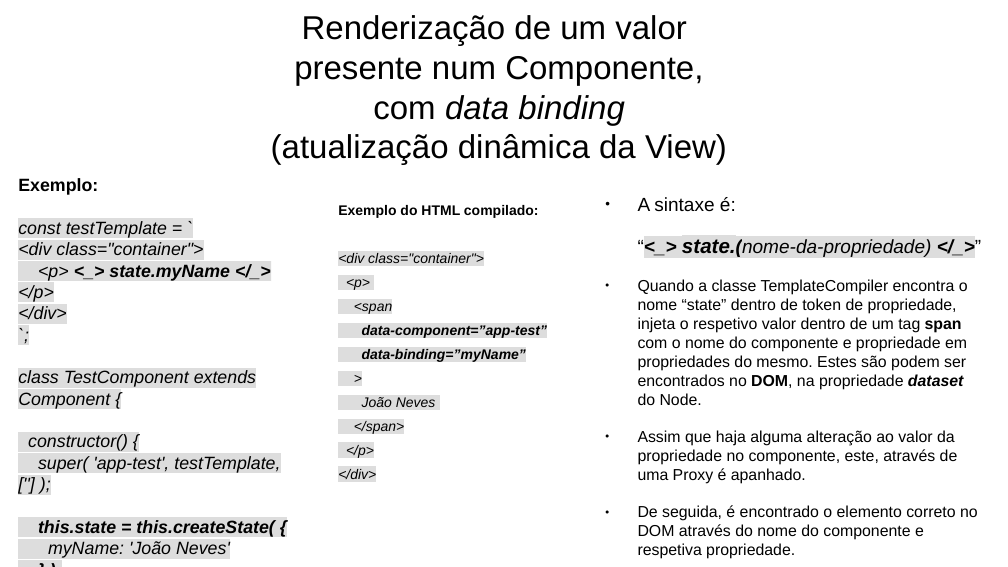
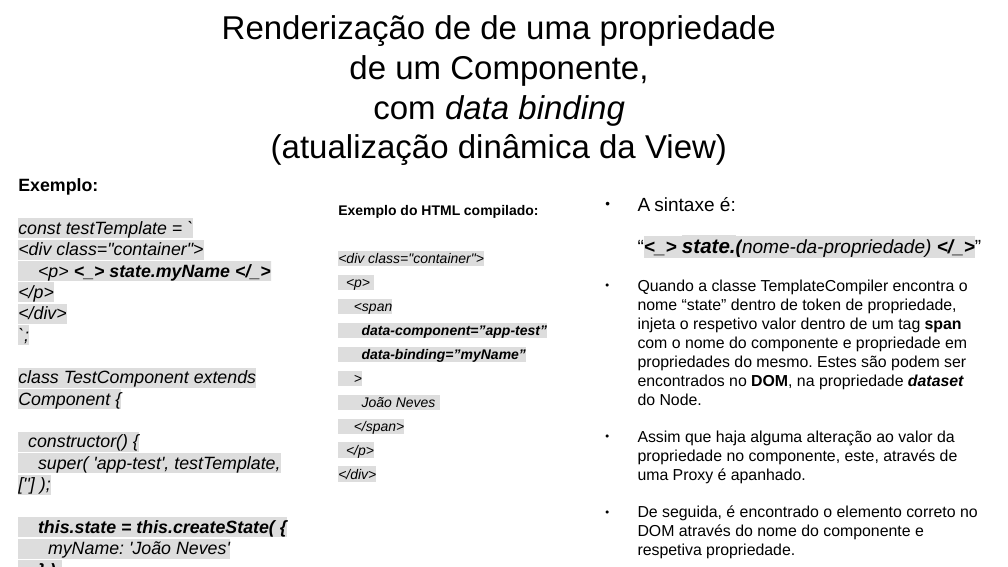
Before and after one commit to joao-neves95/js.web.components, a slide deck: slide 14 of ____docs/js.web.components_presentation_pt.odp. Drawn at 1008x567 pixels with LibreOffice and Linux fonts; fonts in the diff are those of the drawing. Boxes give left, top, right and bottom in pixels: in the first picture for what was removed or moved away, otherwise in the second. Text is boxed around its words. In the diff, an @@ line names an element or a change of style, - is before the commit and + after.

```diff
--- a/____docs/js.web.components_presentation_pt.odp
+++ b/____docs/js.web.components_presentation_pt.odp
@@ title at (222, 15, 776, 165): text changed @@
-Renderização de um valor
-presente num Componente,
-com data binding
-(atualização dinâmica da View)
+Renderização de de uma propriedade
+de um Componente,
+com data binding
+(atualização dinâmica da View)
```
Also in this commit, not shown: 5 other slides changed, 1 other file.
